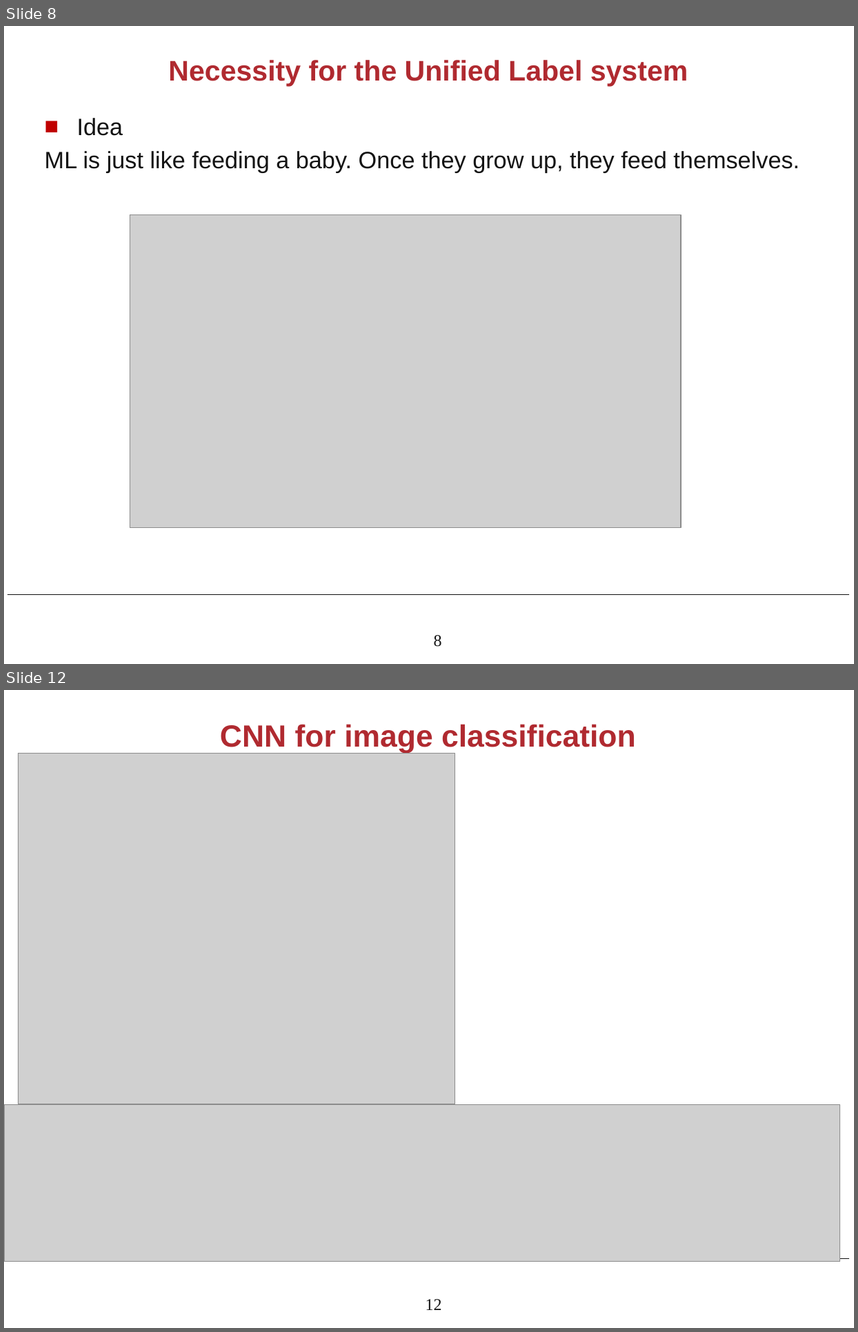
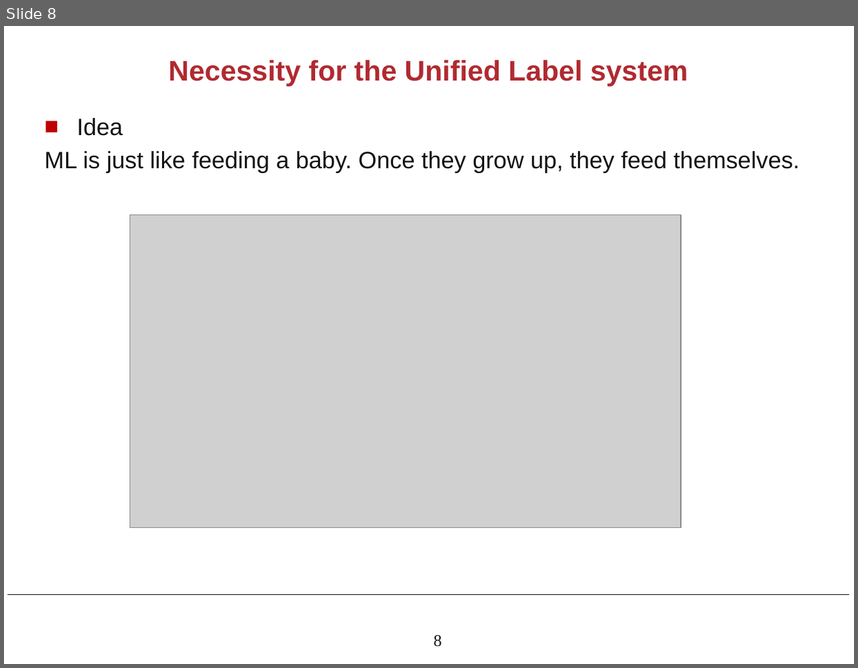
Before and after one commit to army17929/NLP, a slide deck: meeting_slides/week3.pptx. Shown one above the other, each under a label of ours: slides 8 and 12 before the commit, slide 8 after it; the slides between them are not shown. The pictures are 858x1332 and 858x668 pixels, drawn with LibreOffice and Linux fonts; fonts in the diff are those of the drawing; grey boxes stand for pictures; background and template pictures are left out. Boxes give left, top, right and bottom in pixels: in the first picture for what was removed or moved away, otherwise in the second. Text is boxed around its words. In the diff, an @@ line names an element or a change of style, - is before the commit and + after.

```diff
--- a/meeting_slides/week3.pptx
+++ b/meeting_slides/week3.pptx
@@ slide 12 removed at <box>4,690,854,1328</box>, background #FFFFFF; not listed: 2 template elements that a slide beside it also shows @@
@@ title removed at <box>220,724,636,753</box> @@
-CNN for image classification
@@ picture removed at <box>18,753,455,1104</box> @@
@@ picture removed at <box>4,1104,840,1261</box> @@
```
Also in this commit, not shown: 1 slide changed, 4 other slides removed, 6 other files.
